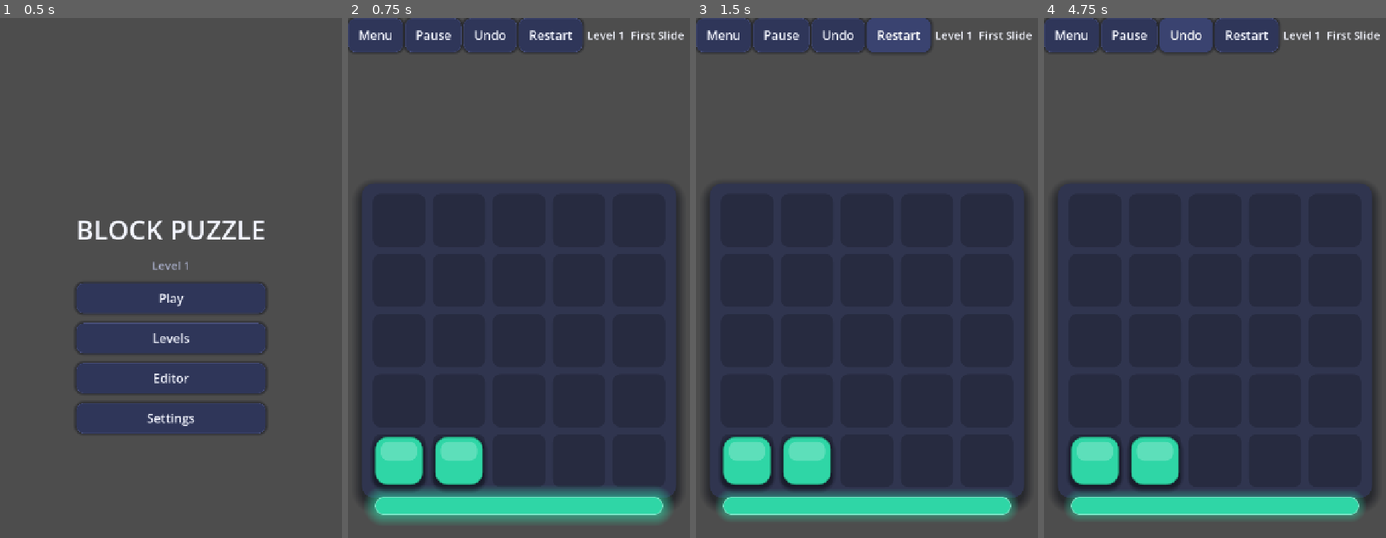
Above: before the commit, frames 1-4 (left to right).
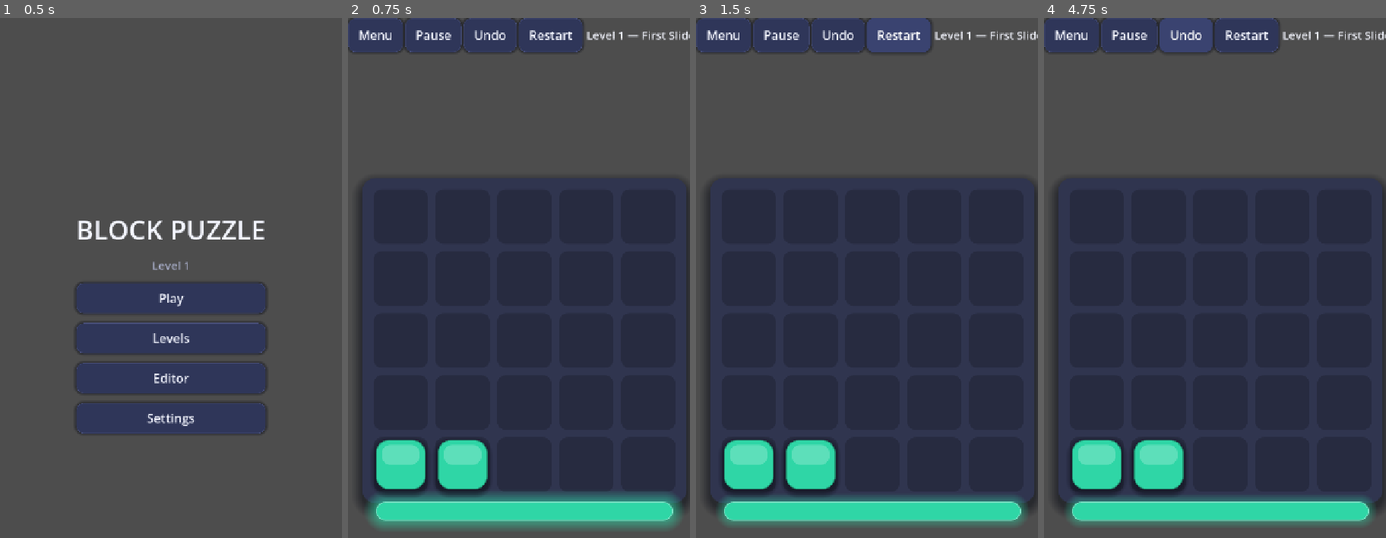
Above: after the commit, the same moments.

Repository: CylendraPlatform/Block_Puzzle_Game
Game: Godot game, scene res://scenes/MainMenu.tscn
The game is run twice, just before and just after one commit, with the same random seed, the same clock (stepped at 60 frames per second) and the same inputs.
Inputs:
- Up to frame 1 (0.5 s): no input
- Up to frame 2 (0.75 s): click "Play" at 0.5 s
- Up to frame 3 (1.5 s): click "Restart" at 1.25 s
- Up to frame 4 (4.75 s): click "Restart" at 2 s; click "Restart" at 2.75 s; click "Undo" at 3.5 s; click "Undo" at 4.25 s

Frame 1 is identical in both runs. In frame 2, 8.0% of the frame differs, in the area x 4-100%, y 2-99%; in frame 3, 7.1%; in frame 4, 7.0%.

Commit message:
fix: real level names + non-duplicated HUD label
- test/name_levels.gd: assign 100 distinct themed names (adj x noun), e.g.
  'First Slide', 'Tight Slide', 'First Shuffle'; replaces generic 'Level N'
- game.gd: HUD label now 'Level N — Name' (was 'Level N  Level N')
- validate_all still 100/100 solvable

Diff:
--- a/levels/level_001.json
+++ b/levels/level_001.json
@@ -30,7 +30,7 @@
   ],
   "id": 1.0,
   "name": "First Slide",
-  "par": 1,
+  "par": 1.0,
   "rows": 5.0,
   "walls": []
 }
--- a/levels/level_002.json
+++ b/levels/level_002.json
@@ -53,8 +53,8 @@
     }
   ],
   "id": 2.0,
-  "name": "Level 2",
-  "par": 2,
+  "name": "Tight Slide",
+  "par": 2.0,
   "rows": 5.0,
   "walls": []
 }
--- a/levels/level_003.json
+++ b/levels/level_003.json
@@ -57,8 +57,8 @@
     }
   ],
   "id": 3.0,
-  "name": "Level 3",
-  "par": 2,
+  "name": "Narrow Slide",
+  "par": 2.0,
   "rows": 5.0,
   "walls": []
 }
--- a/levels/level_004.json
+++ b/levels/level_004.json
@@ -53,8 +53,8 @@
     }
   ],
   "id": 4.0,
-  "name": "Level 4",
-  "par": 2,
+  "name": "Busy Slide",
+  "par": 2.0,
   "rows": 5.0,
   "walls": []
 }
--- a/levels/level_005.json
+++ b/levels/level_005.json
@@ -53,8 +53,8 @@
     }
   ],
   "id": 5.0,
-  "name": "Level 5",
-  "par": 2,
+  "name": "Quiet Slide",
+  "par": 2.0,
   "rows": 5.0,
   "walls": []
 }
--- a/levels/level_006.json
+++ b/levels/level_006.json
@@ -65,8 +65,8 @@
     }
   ],
   "id": 6.0,
-  "name": "Make Way",
-  "par": 3,
+  "name": "Twin Slide",
+  "par": 3.0,
   "rows": 5.0,
   "walls": []
 }
--- a/levels/level_007.json
+++ b/levels/level_007.json
@@ -65,8 +65,8 @@
     }
   ],
   "id": 7.0,
-  "name": "Single File",
-  "par": 3,
+  "name": "Triple Slide",
+  "par": 3.0,
   "rows": 6.0,
   "walls": []
 }
--- a/levels/level_008.json
+++ b/levels/level_008.json
@@ -59,8 +59,8 @@
     }
   ],
   "id": 8.0,
-  "name": "Level 8",
-  "par": 2,
+  "name": "Hidden Slide",
+  "par": 2.0,
   "rows": 5.0,
   "walls": []
 }
--- a/levels/level_009.json
+++ b/levels/level_009.json
@@ -55,8 +55,8 @@
     }
   ],
   "id": 9.0,
-  "name": "Level 9",
-  "par": 2,
+  "name": "Open Slide",
+  "par": 2.0,
   "rows": 5.0,
   "walls": []
 }
--- a/levels/level_010.json
+++ b/levels/level_010.json
@@ -53,8 +53,8 @@
     }
   ],
   "id": 10.0,
-  "name": "Level 10",
-  "par": 3,
+  "name": "Locked Slide",
+  "par": 3.0,
   "rows": 5.0,
   "walls": []
 }
--- a/levels/level_011.json
+++ b/levels/level_011.json
@@ -57,8 +57,8 @@
     }
   ],
   "id": 11.0,
-  "name": "Level 11",
-  "par": 3,
+  "name": "Swift Slide",
+  "par": 3.0,
   "rows": 5.0,
   "walls": [
     [
--- a/levels/level_012.json
+++ b/levels/level_012.json
@@ -57,8 +57,8 @@
     }
   ],
   "id": 12.0,
-  "name": "Level 12",
-  "par": 3,
+  "name": "Slow Slide",
+  "par": 3.0,
   "rows": 6.0,
   "walls": [
     [
--- a/levels/level_013.json
+++ b/levels/level_013.json
@@ -57,8 +57,8 @@
     }
   ],
   "id": 13.0,
-  "name": "Level 13",
-  "par": 3,
+  "name": "Bold Slide",
+  "par": 3.0,
   "rows": 5.0,
   "walls": [
     [
--- a/levels/level_014.json
+++ b/levels/level_014.json
@@ -83,8 +83,8 @@
     }
   ],
   "id": 14.0,
-  "name": "Level 14",
-  "par": 4,
+  "name": "Clever Slide",
+  "par": 4.0,
   "rows": 6.0,
   "walls": [
     [
--- a/levels/level_015.json
+++ b/levels/level_015.json
@@ -61,8 +61,8 @@
     }
   ],
   "id": 15.0,
-  "name": "Level 15",
-  "par": 3,
+  "name": "Tricky Slide",
+  "par": 3.0,
   "rows": 5.0,
   "walls": []
 }
--- a/levels/level_016.json
+++ b/levels/level_016.json
@@ -57,8 +57,8 @@
     }
   ],
   "id": 16.0,
-  "name": "Level 16",
-  "par": 3,
+  "name": "Final Slide",
+  "par": 3.0,
   "rows": 6.0,
   "walls": [
     [
--- a/levels/level_017.json
+++ b/levels/level_017.json
@@ -75,8 +75,8 @@
     }
   ],
   "id": 17.0,
-  "name": "Level 17",
-  "par": 3,
+  "name": "Color Slide",
+  "par": 3.0,
   "rows": 5.0,
   "walls": []
 }
--- a/levels/level_018.json
+++ b/levels/level_018.json
@@ -71,8 +71,8 @@
     }
   ],
   "id": 18.0,
-  "name": "Level 18",
-  "par": 3,
+  "name": "Corner Slide",
+  "par": 3.0,
   "rows": 5.0,
   "walls": [
     [
--- a/levels/level_019.json
+++ b/levels/level_019.json
@@ -53,8 +53,8 @@
     }
   ],
   "id": 19.0,
-  "name": "Level 19",
-  "par": 3,
+  "name": "Center Slide",
+  "par": 3.0,
   "rows": 5.0,
   "walls": []
 }
--- a/levels/level_020.json
+++ b/levels/level_020.json
@@ -75,8 +75,8 @@
     }
   ],
   "id": 20.0,
-  "name": "Level 20",
-  "par": 3,
+  "name": "Side Slide",
+  "par": 3.0,
   "rows": 6.0,
   "walls": [
     [
--- a/levels/level_021.json
+++ b/levels/level_021.json
@@ -57,8 +57,8 @@
     }
   ],
   "id": 21.0,
-  "name": "Level 21",
-  "par": 3,
+  "name": "First Shuffle",
+  "par": 3.0,
   "rows": 5.0,
   "walls": []
 }
--- a/levels/level_022.json
+++ b/levels/level_022.json
@@ -61,8 +61,8 @@
     }
   ],
   "id": 22.0,
-  "name": "Level 22",
-  "par": 3,
+  "name": "Tight Shuffle",
+  "par": 3.0,
   "rows": 6.0,
   "walls": [
     [
--- a/levels/level_023.json
+++ b/levels/level_023.json
@@ -85,8 +85,8 @@
     }
   ],
   "id": 23.0,
-  "name": "Level 23",
-  "par": 3,
+  "name": "Narrow Shuffle",
+  "par": 3.0,
   "rows": 5.0,
   "walls": []
 }
--- a/levels/level_024.json
+++ b/levels/level_024.json
@@ -77,8 +77,8 @@
     }
   ],
   "id": 24.0,
-  "name": "Level 24",
-  "par": 3,
+  "name": "Busy Shuffle",
+  "par": 3.0,
   "rows": 6.0,
   "walls": []
 }
--- a/levels/level_025.json
+++ b/levels/level_025.json
@@ -61,8 +61,8 @@
     }
   ],
   "id": 25.0,
-  "name": "Level 25",
-  "par": 3,
+  "name": "Quiet Shuffle",
+  "par": 3.0,
   "rows": 5.0,
   "walls": []
 }
--- a/levels/level_026.json
+++ b/levels/level_026.json
@@ -89,8 +89,8 @@
     }
   ],
   "id": 26.0,
-  "name": "Level 26",
-  "par": 4,
+  "name": "Twin Shuffle",
+  "par": 4.0,
   "rows": 5.0,
   "walls": [
     [
--- a/levels/level_027.json
+++ b/levels/level_027.json
@@ -89,8 +89,8 @@
     }
   ],
   "id": 27.0,
-  "name": "Level 27",
-  "par": 3,
+  "name": "Triple Shuffle",
+  "par": 3.0,
   "rows": 5.0,
   "walls": [
     [
--- a/levels/level_028.json
+++ b/levels/level_028.json
@@ -83,8 +83,8 @@
     }
   ],
   "id": 28.0,
-  "name": "Level 28",
-  "par": 3,
+  "name": "Hidden Shuffle",
+  "par": 3.0,
   "rows": 6.0,
   "walls": []
 }
--- a/levels/level_029.json
+++ b/levels/level_029.json
@@ -71,8 +71,8 @@
     }
   ],
   "id": 29.0,
-  "name": "Level 29",
-  "par": 3,
+  "name": "Open Shuffle",
+  "par": 3.0,
   "rows": 5.0,
   "walls": []
 }
--- a/levels/level_030.json
+++ b/levels/level_030.json
@@ -85,8 +85,8 @@
     }
   ],
   "id": 30.0,
-  "name": "Level 30",
-  "par": 4,
+  "name": "Locked Shuffle",
+  "par": 4.0,
   "rows": 5.0,
   "walls": [
     [
--- a/levels/level_031.json
+++ b/levels/level_031.json
@@ -81,8 +81,8 @@
     }
   ],
   "id": 31.0,
-  "name": "Level 31",
-  "par": 4,
+  "name": "Swift Shuffle",
+  "par": 4.0,
   "rows": 6.0,
   "walls": [
     [
--- a/levels/level_032.json
+++ b/levels/level_032.json
@@ -73,8 +73,8 @@
     }
   ],
   "id": 32.0,
-  "name": "Level 32",
-  "par": 4,
+  "name": "Slow Shuffle",
+  "par": 4.0,
   "rows": 6.0,
   "walls": [
     [
--- a/levels/level_033.json
+++ b/levels/level_033.json
@@ -93,8 +93,8 @@
     }
   ],
   "id": 33.0,
-  "name": "Level 33",
-  "par": 4,
+  "name": "Bold Shuffle",
+  "par": 4.0,
   "rows": 6.0,
   "walls": [
     [
--- a/levels/level_034.json
+++ b/levels/level_034.json
@@ -73,8 +73,8 @@
     }
   ],
   "id": 34.0,
-  "name": "Level 34",
-  "par": 4,
+  "name": "Clever Shuffle",
+  "par": 4.0,
   "rows": 6.0,
   "walls": [
     [
--- a/levels/level_035.json
+++ b/levels/level_035.json
@@ -109,8 +109,8 @@
     }
   ],
   "id": 35.0,
-  "name": "Level 35",
-  "par": 4,
+  "name": "Tricky Shuffle",
+  "par": 4.0,
   "rows": 6.0,
   "walls": [
     [
--- a/levels/level_036.json
+++ b/levels/level_036.json
@@ -111,8 +111,8 @@
     }
   ],
   "id": 36.0,
-  "name": "Level 36",
-  "par": 5,
+  "name": "Final Shuffle",
+  "par": 5.0,
   "rows": 6.0,
   "walls": [
     [
--- a/levels/level_037.json
+++ b/levels/level_037.json
@@ -81,8 +81,8 @@
     }
   ],
   "id": 37.0,
-  "name": "Level 37",
-  "par": 4,
+  "name": "Color Shuffle",
+  "par": 4.0,
   "rows": 6.0,
   "walls": [
     [
--- a/levels/level_038.json
+++ b/levels/level_038.json
@@ -81,8 +81,8 @@
     }
   ],
   "id": 38.0,
-  "name": "Level 38",
-  "par": 4,
+  "name": "Corner Shuffle",
+  "par": 4.0,
   "rows": 6.0,
   "walls": [
     [
--- a/levels/level_039.json
+++ b/levels/level_039.json
@@ -113,8 +113,8 @@
     }
   ],
   "id": 39.0,
-  "name": "Level 39",
-  "par": 4,
+  "name": "Center Shuffle",
+  "par": 4.0,
   "rows": 6.0,
   "walls": [
     [
--- a/levels/level_040.json
+++ b/levels/level_040.json
@@ -81,8 +81,8 @@
     }
   ],
   "id": 40.0,
-  "name": "Level 40",
-  "par": 4,
+  "name": "Side Shuffle",
+  "par": 4.0,
   "rows": 6.0,
   "walls": [
     [
--- a/levels/level_041.json
+++ b/levels/level_041.json
@@ -111,8 +111,8 @@
     }
   ],
   "id": 41.0,
-  "name": "Level 41",
-  "par": 4,
+  "name": "First Gate",
+  "par": 4.0,
   "rows": 6.0,
   "walls": [
     [
--- a/levels/level_042.json
+++ b/levels/level_042.json
@@ -93,8 +93,8 @@
     }
   ],
   "id": 42.0,
-  "name": "Level 42",
-  "par": 4,
+  "name": "Tight Gate",
+  "par": 4.0,
   "rows": 6.0,
   "walls": [
     [
--- a/levels/level_043.json
+++ b/levels/level_043.json
@@ -113,8 +113,8 @@
     }
   ],
   "id": 43.0,
-  "name": "Level 43",
-  "par": 6,
+  "name": "Narrow Gate",
+  "par": 6.0,
   "rows": 6.0,
   "walls": [
     [
--- a/levels/level_044.json
+++ b/levels/level_044.json
@@ -117,8 +117,8 @@
     }
   ],
   "id": 44.0,
-  "name": "Level 44",
-  "par": 7,
+  "name": "Busy Gate",
+  "par": 7.0,
   "rows": 6.0,
   "walls": [
     [
--- a/levels/level_045.json
+++ b/levels/level_045.json
@@ -91,8 +91,8 @@
     }
   ],
   "id": 45.0,
-  "name": "Level 45",
-  "par": 6,
+  "name": "Quiet Gate",
+  "par": 6.0,
   "rows": 6.0,
   "walls": [
     [
--- a/levels/level_046.json
+++ b/levels/level_046.json
@@ -89,8 +89,8 @@
     }
   ],
   "id": 46.0,
-  "name": "Level 46",
-  "par": 5,
+  "name": "Twin Gate",
+  "par": 5.0,
   "rows": 6.0,
   "walls": [
     [
--- a/levels/level_047.json
+++ b/levels/level_047.json
@@ -89,8 +89,8 @@
     }
   ],
   "id": 47.0,
-  "name": "Level 47",
-  "par": 4,
+  "name": "Triple Gate",
+  "par": 4.0,
   "rows": 6.0,
   "walls": [
     [
--- a/levels/level_048.json
+++ b/levels/level_048.json
@@ -77,8 +77,8 @@
     }
   ],
   "id": 48.0,
-  "name": "Level 48",
-  "par": 5,
+  "name": "Hidden Gate",
+  "par": 5.0,
   "rows": 6.0,
   "walls": [
     [
--- a/levels/level_049.json
+++ b/levels/level_049.json
@@ -95,8 +95,8 @@
     }
   ],
   "id": 49.0,
-  "name": "Level 49",
-  "par": 4,
+  "name": "Open Gate",
+  "par": 4.0,
   "rows": 6.0,
   "walls": [
     [
--- a/levels/level_050.json
+++ b/levels/level_050.json
@@ -117,8 +117,8 @@
     }
   ],
   "id": 50.0,
-  "name": "Level 50",
-  "par": 6,
+  "name": "Locked Gate",
+  "par": 6.0,
   "rows": 6.0,
   "walls": [
     [
--- a/levels/level_051.json
+++ b/levels/level_051.json
@@ -73,8 +73,8 @@
     }
   ],
   "id": 51.0,
-  "name": "Level 51",
-  "par": 5,
+  "name": "Swift Gate",
+  "par": 5.0,
   "rows": 6.0,
   "walls": [
     [
--- a/levels/level_052.json
+++ b/levels/level_052.json
@@ -81,8 +81,8 @@
     }
   ],
   "id": 52.0,
-  "name": "Level 52",
-  "par": 4,
+  "name": "Slow Gate",
+  "par": 4.0,
   "rows": 6.0,
   "walls": [
     [
--- a/levels/level_053.json
+++ b/levels/level_053.json
@@ -115,8 +115,8 @@
     }
   ],
   "id": 53.0,
-  "name": "Level 53",
-  "par": 5,
+  "name": "Bold Gate",
+  "par": 5.0,
   "rows": 6.0,
   "walls": [
     [
--- a/levels/level_054.json
+++ b/levels/level_054.json
@@ -95,8 +95,8 @@
     }
   ],
   "id": 54.0,
-  "name": "Level 54",
-  "par": 4,
+  "name": "Clever Gate",
+  "par": 4.0,
   "rows": 6.0,
   "walls": [
     [
--- a/levels/level_055.json
+++ b/levels/level_055.json
@@ -77,8 +77,8 @@
     }
   ],
   "id": 55.0,
-  "name": "Level 55",
-  "par": 5,
+  "name": "Tricky Gate",
+  "par": 5.0,
   "rows": 6.0,
   "walls": [
     [
--- a/levels/level_056.json
+++ b/levels/level_056.json
@@ -97,8 +97,8 @@
     }
   ],
   "id": 56.0,
-  "name": "Level 56",
-  "par": 4,
+  "name": "Final Gate",
+  "par": 4.0,
   "rows": 6.0,
   "walls": [
     [
--- a/levels/level_057.json
+++ b/levels/level_057.json
@@ -113,8 +113,8 @@
     }
   ],
   "id": 57.0,
-  "name": "Level 57",
-  "par": 6,
+  "name": "Color Gate",
+  "par": 6.0,
   "rows": 6.0,
   "walls": [
     [
--- a/levels/level_058.json
+++ b/levels/level_058.json
@@ -81,8 +81,8 @@
     }
   ],
   "id": 58.0,
-  "name": "Level 58",
-  "par": 4,
+  "name": "Corner Gate",
+  "par": 4.0,
   "rows": 6.0,
   "walls": [
     [
--- a/levels/level_059.json
+++ b/levels/level_059.json
@@ -89,8 +89,8 @@
     }
   ],
   "id": 59.0,
-  "name": "Level 59",
-  "par": 4,
+  "name": "Center Gate",
+  "par": 4.0,
   "rows": 6.0,
   "walls": [
     [
--- a/levels/level_060.json
+++ b/levels/level_060.json
@@ -111,8 +111,8 @@
     }
   ],
   "id": 60.0,
-  "name": "Level 60",
-  "par": 4,
+  "name": "Side Gate",
+  "par": 4.0,
   "rows": 6.0,
   "walls": [
     [
--- a/levels/level_061.json
+++ b/levels/level_061.json
@@ -113,8 +113,8 @@
     }
   ],
   "id": 61.0,
-  "name": "Level 61",
-  "par": 5,
+  "name": "First Path",
+  "par": 5.0,
   "rows": 6.0,
   "walls": [
     [
--- a/levels/level_062.json
+++ b/levels/level_062.json
@@ -99,8 +99,8 @@
     }
   ],
   "id": 62.0,
-  "name": "Level 62",
-  "par": 5,
+  "name": "Tight Path",
+  "par": 5.0,
   "rows": 6.0,
   "walls": [
     [
--- a/levels/level_063.json
+++ b/levels/level_063.json
@@ -131,8 +131,8 @@
     }
   ],
   "id": 63.0,
-  "name": "Level 63",
-  "par": 5,
+  "name": "Narrow Path",
+  "par": 5.0,
   "rows": 6.0,
   "walls": [
     [
--- a/levels/level_064.json
+++ b/levels/level_064.json
@@ -119,8 +119,8 @@
     }
   ],
   "id": 64.0,
-  "name": "Level 64",
-  "par": 5,
+  "name": "Busy Path",
+  "par": 5.0,
   "rows": 6.0,
   "walls": [
     [
--- a/levels/level_065.json
+++ b/levels/level_065.json
@@ -131,8 +131,8 @@
     }
   ],
   "id": 65.0,
-  "name": "Level 65",
-  "par": 6,
+  "name": "Quiet Path",
+  "par": 6.0,
   "rows": 6.0,
   "walls": [
     [
--- a/levels/level_066.json
+++ b/levels/level_066.json
@@ -103,8 +103,8 @@
     }
   ],
   "id": 66.0,
-  "name": "Level 66",
-  "par": 5,
+  "name": "Twin Path",
+  "par": 5.0,
   "rows": 6.0,
   "walls": [
     [
--- a/levels/level_067.json
+++ b/levels/level_067.json
@@ -123,8 +123,8 @@
     }
   ],
   "id": 67.0,
-  "name": "Level 67",
-  "par": 6,
+  "name": "Triple Path",
+  "par": 6.0,
   "rows": 6.0,
   "walls": [
     [
--- a/levels/level_068.json
+++ b/levels/level_068.json
@@ -99,8 +99,8 @@
     }
   ],
   "id": 68.0,
-  "name": "Level 68",
-  "par": 5,
+  "name": "Hidden Path",
+  "par": 5.0,
   "rows": 6.0,
   "walls": [
     [
--- a/levels/level_069.json
+++ b/levels/level_069.json
@@ -105,8 +105,8 @@
     }
   ],
   "id": 69.0,
-  "name": "Level 69",
-  "par": 6,
+  "name": "Open Path",
+  "par": 6.0,
   "rows": 6.0,
   "walls": [
     [
--- a/levels/level_070.json
+++ b/levels/level_070.json
@@ -139,8 +139,8 @@
     }
   ],
   "id": 70.0,
-  "name": "Level 70",
-  "par": 6,
+  "name": "Locked Path",
+  "par": 6.0,
   "rows": 6.0,
   "walls": [
     [
--- a/levels/level_071.json
+++ b/levels/level_071.json
@@ -125,8 +125,8 @@
     }
   ],
   "id": 71.0,
-  "name": "Level 71",
-  "par": 9,
+  "name": "Swift Path",
+  "par": 9.0,
   "rows": 6.0,
   "walls": [
     [
--- a/levels/level_072.json
+++ b/levels/level_072.json
@@ -113,8 +113,8 @@
     }
   ],
   "id": 72.0,
-  "name": "Level 72",
-  "par": 5,
+  "name": "Slow Path",
+  "par": 5.0,
   "rows": 6.0,
   "walls": [
     [
--- a/levels/level_073.json
+++ b/levels/level_073.json
@@ -113,8 +113,8 @@
     }
   ],
   "id": 73.0,
-  "name": "Level 73",
-  "par": 5,
+  "name": "Bold Path",
+  "par": 5.0,
   "rows": 6.0,
   "walls": [
     [
--- a/levels/level_074.json
+++ b/levels/level_074.json
@@ -121,8 +121,8 @@
     }
   ],
   "id": 74.0,
-  "name": "Level 74",
-  "par": 6,
+  "name": "Clever Path",
+  "par": 6.0,
   "rows": 6.0,
   "walls": [
     [
--- a/levels/level_075.json
+++ b/levels/level_075.json
@@ -121,8 +121,8 @@
     }
   ],
   "id": 75.0,
-  "name": "Level 75",
-  "par": 7,
+  "name": "Tricky Path",
+  "par": 7.0,
   "rows": 6.0,
   "walls": [
     [
--- a/levels/level_076.json
+++ b/levels/level_076.json
@@ -129,8 +129,8 @@
     }
   ],
   "id": 76.0,
-  "name": "Level 76",
-  "par": 5,
+  "name": "Final Path",
+  "par": 5.0,
   "rows": 6.0,
   "walls": [
     [
--- a/levels/level_077.json
+++ b/levels/level_077.json
@@ -101,8 +101,8 @@
     }
   ],
   "id": 77.0,
-  "name": "Level 77",
-  "par": 6,
+  "name": "Color Path",
+  "par": 6.0,
   "rows": 6.0,
   "walls": [
     [
--- a/levels/level_078.json
+++ b/levels/level_078.json
@@ -125,8 +125,8 @@
     }
   ],
   "id": 78.0,
-  "name": "Level 78",
-  "par": 6,
+  "name": "Corner Path",
+  "par": 6.0,
   "rows": 6.0,
   "walls": [
     [
--- a/levels/level_079.json
+++ b/levels/level_079.json
@@ -99,8 +99,8 @@
     }
   ],
   "id": 79.0,
-  "name": "Level 79",
-  "par": 7,
+  "name": "Center Path",
+  "par": 7.0,
   "rows": 6.0,
   "walls": [
     [
--- a/levels/level_080.json
+++ b/levels/level_080.json
@@ -109,8 +109,8 @@
     }
   ],
   "id": 80.0,
-  "name": "Level 80",
-  "par": 7,
+  "name": "Side Path",
+  "par": 7.0,
   "rows": 6.0,
   "walls": [
     [
--- a/levels/level_081.json
+++ b/levels/level_081.json
@@ -87,8 +87,8 @@
     }
   ],
   "id": 81.0,
-  "name": "Level 81",
-  "par": 6,
+  "name": "First Squeeze",
+  "par": 6.0,
   "rows": 6.0,
   "walls": [
     [
--- a/levels/level_082.json
+++ b/levels/level_082.json
@@ -123,8 +123,8 @@
     }
   ],
   "id": 82.0,
-  "name": "Level 82",
-  "par": 6,
+  "name": "Tight Squeeze",
+  "par": 6.0,
   "rows": 6.0,
   "walls": [
     [
--- a/levels/level_083.json
+++ b/levels/level_083.json
@@ -111,8 +111,8 @@
     }
   ],
   "id": 83.0,
-  "name": "Level 83",
-  "par": 6,
+  "name": "Narrow Squeeze",
+  "par": 6.0,
   "rows": 6.0,
   "walls": [
     [
--- a/levels/level_084.json
+++ b/levels/level_084.json
@@ -99,8 +99,8 @@
     }
   ],
   "id": 84.0,
-  "name": "Level 84",
-  "par": 5,
+  "name": "Busy Squeeze",
+  "par": 5.0,
   "rows": 6.0,
   "walls": [
     [
--- a/levels/level_085.json
+++ b/levels/level_085.json
@@ -121,8 +121,8 @@
     }
   ],
   "id": 85.0,
-  "name": "Level 85",
-  "par": 5,
+  "name": "Quiet Squeeze",
+  "par": 5.0,
   "rows": 6.0,
   "walls": [
     [
--- a/levels/level_086.json
+++ b/levels/level_086.json
@@ -131,8 +131,8 @@
     }
   ],
   "id": 86.0,
-  "name": "Level 86",
-  "par": 8,
+  "name": "Twin Squeeze",
+  "par": 8.0,
   "rows": 6.0,
   "walls": [
     [
--- a/levels/level_087.json
+++ b/levels/level_087.json
@@ -131,8 +131,8 @@
     }
   ],
   "id": 87.0,
-  "name": "Level 87",
-  "par": 7,
+  "name": "Triple Squeeze",
+  "par": 7.0,
   "rows": 7.0,
   "walls": [
     [
--- a/levels/level_088.json
+++ b/levels/level_088.json
@@ -127,8 +127,8 @@
     }
   ],
   "id": 88.0,
-  "name": "Level 88",
-  "par": 6,
+  "name": "Hidden Squeeze",
+  "par": 6.0,
   "rows": 7.0,
   "walls": [
     [
--- a/levels/level_089.json
+++ b/levels/level_089.json
@@ -123,8 +123,8 @@
     }
   ],
   "id": 89.0,
-  "name": "Level 89",
-  "par": 8,
+  "name": "Open Squeeze",
+  "par": 8.0,
   "rows": 6.0,
   "walls": [
     [
--- a/levels/level_090.json
+++ b/levels/level_090.json
@@ -133,8 +133,8 @@
     }
   ],
   "id": 90.0,
-  "name": "Level 90",
-  "par": 5,
+  "name": "Locked Squeeze",
+  "par": 5.0,
   "rows": 6.0,
   "walls": [
     [
--- a/levels/level_091.json
+++ b/levels/level_091.json
@@ -121,8 +121,8 @@
     }
   ],
   "id": 91.0,
-  "name": "Level 91",
-  "par": 9,
+  "name": "Swift Squeeze",
+  "par": 9.0,
   "rows": 6.0,
   "walls": [
     [
--- a/levels/level_092.json
+++ b/levels/level_092.json
@@ -131,8 +131,8 @@
     }
   ],
   "id": 92.0,
-  "name": "Level 92",
-  "par": 7,
+  "name": "Slow Squeeze",
+  "par": 7.0,
   "rows": 6.0,
   "walls": [
     [
--- a/levels/level_093.json
+++ b/levels/level_093.json
@@ -127,8 +127,8 @@
     }
   ],
   "id": 93.0,
-  "name": "Level 93",
-  "par": 7,
+  "name": "Bold Squeeze",
+  "par": 7.0,
   "rows": 7.0,
   "walls": [
     [
--- a/levels/level_094.json
+++ b/levels/level_094.json
@@ -121,8 +121,8 @@
     }
   ],
   "id": 94.0,
-  "name": "Level 94",
-  "par": 9,
+  "name": "Clever Squeeze",
+  "par": 9.0,
   "rows": 6.0,
   "walls": [
     [
--- a/levels/level_095.json
+++ b/levels/level_095.json
@@ -133,8 +133,8 @@
     }
   ],
   "id": 95.0,
-  "name": "Level 95",
-  "par": 8,
+  "name": "Tricky Squeeze",
+  "par": 8.0,
   "rows": 6.0,
   "walls": [
     [
--- a/levels/level_096.json
+++ b/levels/level_096.json
@@ -135,8 +135,8 @@
     }
   ],
   "id": 96.0,
-  "name": "Level 96",
-  "par": 9,
+  "name": "Final Squeeze",
+  "par": 9.0,
   "rows": 6.0,
   "walls": [
     [
--- a/levels/level_097.json
+++ b/levels/level_097.json
@@ -149,8 +149,8 @@
     }
   ],
   "id": 97.0,
-  "name": "Level 97",
-  "par": 7,
+  "name": "Color Squeeze",
+  "par": 7.0,
   "rows": 6.0,
   "walls": [
     [
--- a/levels/level_098.json
+++ b/levels/level_098.json
@@ -127,8 +127,8 @@
     }
   ],
   "id": 98.0,
-  "name": "Level 98",
-  "par": 6,
+  "name": "Corner Squeeze",
+  "par": 6.0,
   "rows": 7.0,
   "walls": [
     [
--- a/levels/level_099.json
+++ b/levels/level_099.json
@@ -133,8 +133,8 @@
     }
   ],
   "id": 99.0,
-  "name": "Level 99",
-  "par": 8,
+  "name": "Center Squeeze",
+  "par": 8.0,
   "rows": 6.0,
   "walls": [
     [
--- a/levels/level_100.json
+++ b/levels/level_100.json
@@ -139,8 +139,8 @@
     }
   ],
   "id": 100.0,
-  "name": "Level 100",
-  "par": 6,
+  "name": "Side Squeeze",
+  "par": 6.0,
   "rows": 7.0,
   "walls": [
     [
--- a/scripts/game/game.gd
+++ b/scripts/game/game.gd
@@ -151,7 +151,7 @@
 		push_error("failed to load level " + _levels[i])
 		return
 	_board.load_level(lv)
-	_level_label.text = "Level %d  %s  " % [lv.id, lv.name]
+	_level_label.text = "Level %d — %s  " % [lv.id, lv.name]
 	_undos = 0
 	_moves = 0
 	_par = lv.par
--- /dev/null
+++ b/test/name_levels.gd
@@ -0,0 +1,39 @@
+extends SceneTree
+## One-time tool: give every level a distinct, themed name.
+##   godot --headless --path . --script res://test/name_levels.gd
+
+const ADJ := ["First", "Tight", "Narrow", "Busy", "Quiet", "Twin", "Triple", "Hidden",
+	"Open", "Locked", "Swift", "Slow", "Bold", "Clever", "Tricky", "Final",
+	"Color", "Corner", "Center", "Side"]
+const NOUN := ["Slide", "Shuffle", "Gate", "Path", "Squeeze", "Jam", "Crossing",
+	"Exit", "Maze", "Lane", "Shift", "Puzzle", "Escape", "Block", "Route"]
+
+func _name_for(i: int) -> String:
+	return "%s %s" % [ADJ[i % ADJ.size()], NOUN[(i / ADJ.size()) % NOUN.size()]]
+
+func _initialize() -> void:
+	var dir := DirAccess.open("res://levels")
+	var files: Array[String] = []
+	dir.list_dir_begin()
+	var f := dir.get_next()
+	while f != "":
+		if f.ends_with(".json"):
+			files.append(f)
+		f = dir.get_next()
+	dir.list_dir_end()
+	files.sort()
+
+	var i := 0
+	var seen := {}
+	for name in files:
+		var path := "res://levels/" + name
+		var fr := FileAccess.open(path, FileAccess.READ)
+		var d: Dictionary = JSON.parse_string(fr.get_as_text())
+		var nm := _name_for(i)
+		d["name"] = nm
+		seen[nm] = true
+		var fw := FileAccess.open(path, FileAccess.WRITE)
+		fw.store_string(JSON.stringify(d, "  "))
+		i += 1
+	print("named %d levels, %d unique" % [i, seen.size()])
+	quit(0)
Not shown, added: test/name_levels.gd.uid
